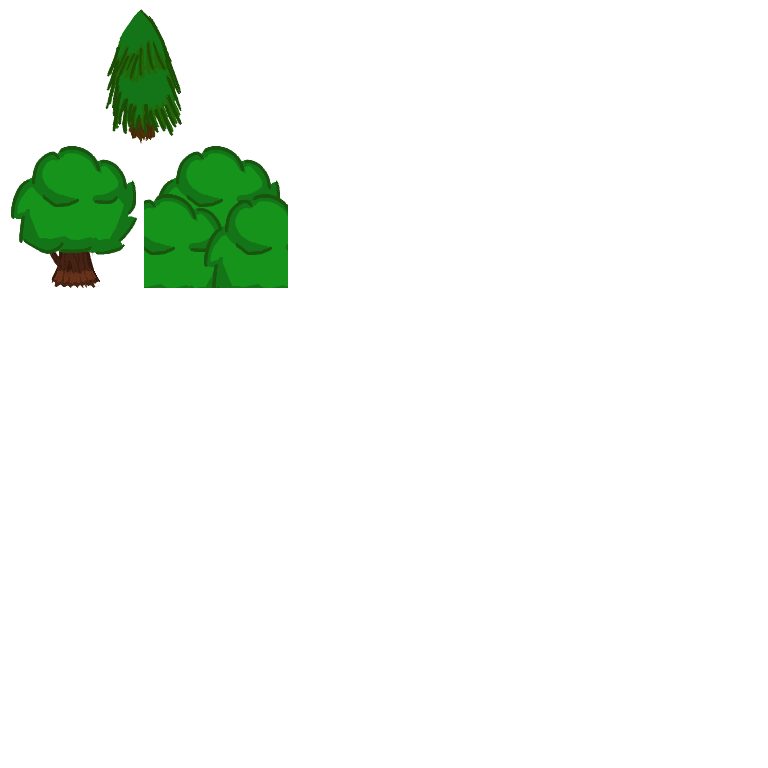
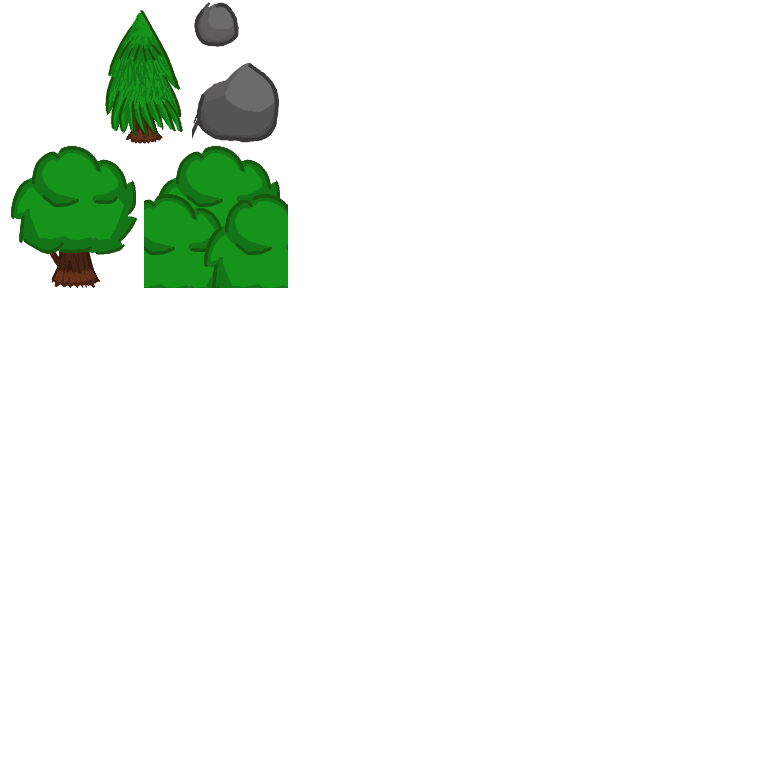
Two versions of the same layered image (768x768). Layer-by-layer changes:
added group "Tree #1B" with 9 layers above "Tree #1" over left=105, top=10, right=183, bottom=144
added layer "outline #98" in group "Tree #1B" over left=105, top=10, right=183, bottom=137
added layer "outline #100" in group "Tree #1B" over left=114, top=14, right=167, bottom=62
added layer "outline #102" in group "Tree #1B" over left=111, top=43, right=178, bottom=124
added layer "outline #101" in group "Tree #1B" over left=107, top=12, right=181, bottom=133
added layer "outline #99" in group "Tree #1B" over left=105, top=12, right=183, bottom=135
added layer "outline #103" in group "Tree #1B" over left=126, top=108, right=163, bottom=144
added layer "outline #104" in group "Tree #1B" over left=127, top=108, right=160, bottom=143
hid group "Tree #1" (5 layers), opacity 100% → 48% over left=105, top=9, right=182, bottom=144
added group "rock" with 5 layers above "small rock" over left=196, top=63, right=280, bottom=143
added layer "doodles" in group "rock" over left=197, top=63, right=280, bottom=143
added layer "doodles #4" in group "rock" over left=196, top=104, right=278, bottom=139
added layer "doodles #2" in group "rock" over left=225, top=63, right=276, bottom=113
added layer "doodles #3" in group "rock" over left=197, top=63, right=251, bottom=106
added layer "doodles #1" in group "rock" over left=197, top=63, right=277, bottom=141
added group "small rock" with 4 layers above "doodles copy" over left=194, top=2, right=240, bottom=47
added layer "doodles #5" in group "small rock" over left=194, top=2, right=240, bottom=47
added layer "doodles #7" in group "small rock" over left=208, top=4, right=237, bottom=29
added layer "doodles #8" in group "small rock" over left=197, top=11, right=237, bottom=44
added layer "doodles #6" in group "small rock" over left=195, top=4, right=238, bottom=45
painted on "doodles copy" over left=192, top=2, right=223, bottom=140
…and 2 more changes (2 added)
